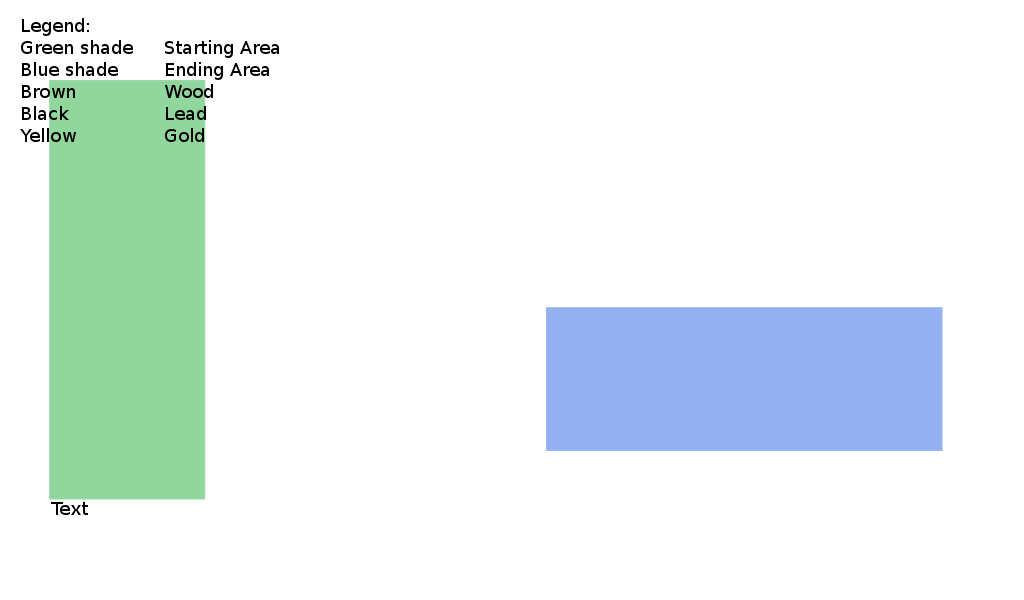
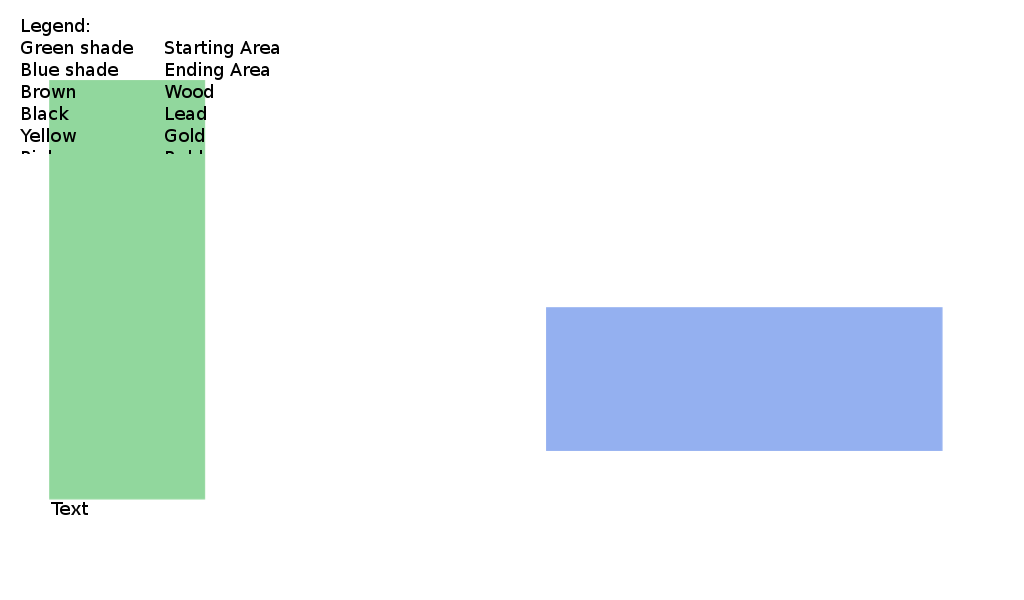
Layer changes from the first 1024 x 600 image to the second:
painted on "Legend: ..." over [22, 150, 202, 154]
